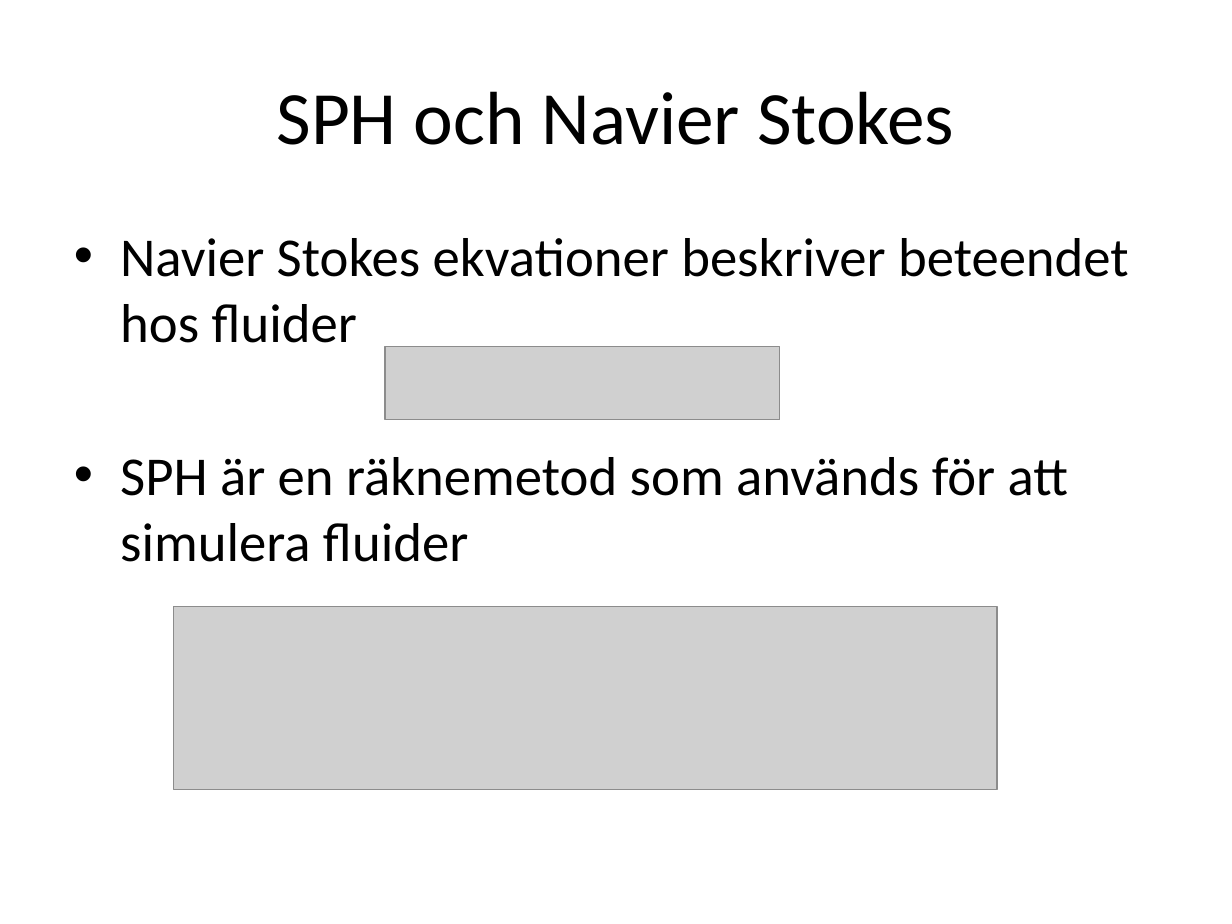
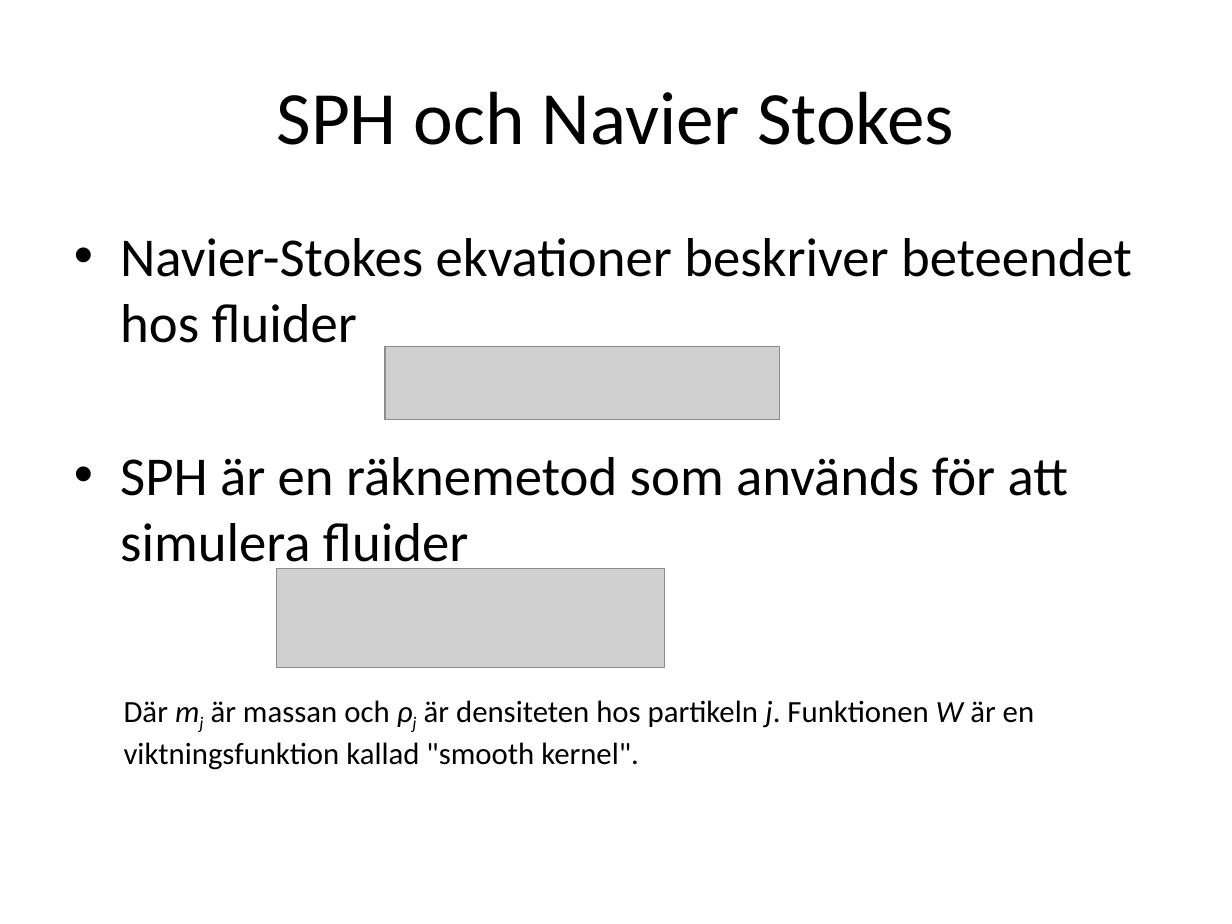
Before and after one commit to HelloRenHL/modelleringsprojekt, a slide deck: slide 3 of powerpoint/fluidsimulation-presentation.pptx. Drawn at 1232x924 pixels with LibreOffice and Linux fonts; fonts in the diff are those of the drawing; grey boxes stand for pictures. Boxes give left, top, right and bottom in pixels: in the first picture for what was removed or moved away, otherwise in the second. Text is boxed around its words. In the diff, an @@ line names an element or a change of style, - is before the commit and + after.

```diff
--- a/powerpoint/fluidsimulation-presentation.pptx
+++ b/powerpoint/fluidsimulation-presentation.pptx
@@ text at [120, 238, 1132, 343]: text changed @@
-• Navier Stokes ekvationer beskriver beteendet hos fluider
+• Navier-Stokes ekvationer beskriver beteendet hos fluider
@@ picture added at [276, 569, 664, 668] @@
@@ picture removed at [174, 606, 998, 788] @@
@@ text added at [124, 700, 1034, 770], 18 pt, text #000000 @@
+Där mj är massan och ρj är densiteten hos partikeln j. Funktionen W är en viktningsfunktion kallad "smooth kernel".
```
Also in this commit, not shown: 1 other file.
